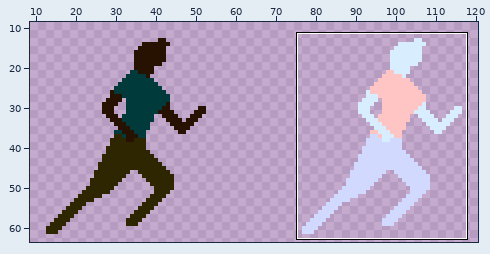
A sprite sheet gets an edit: gdx-game-android/assets/runninggwip.png. Above, an overview of the earlier version with the close-up marked.
Close-up. Earlier state:
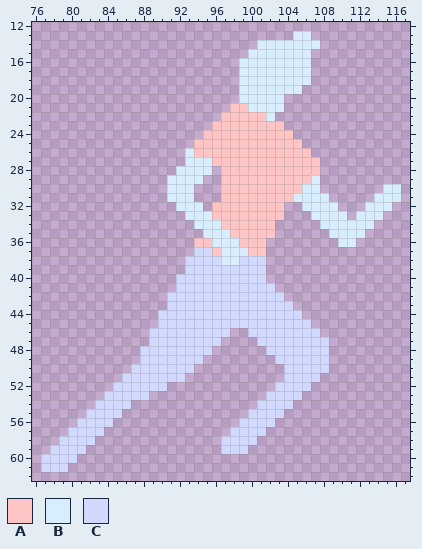
The file is 128x64 pixels. Shown: x 76..117, y 12..62. The wide view leaves out empty margins. The commit also changed other parts of the picture, which this record leaves out.
Palette (. is transparent): A #ffc5c5  B #d8eeff  C #d2d9ff
Pixels before, first column x 77:
13 ............................BB..........
14 ........................BBBBBBB.........
15 .......................BBBBBBB..........
16 ......................BBBBBBBB..........
17 ......................BBBBBBBB..........
18 ......................BBBBBBBB..........
19 ......................BBBBBBB...........
20 ......................BBBBB.............
21 .....................AABBBB.............
22 ....................AAAAAB..............
23 ...................AAAAAAAA.............
24 ..................AAAAAAAAAA............
25 .................AAAAAAAAAAAA...........
26 ................BAAAAAAAAAAAAA..........
27 ................BBBAAAAAAAAAAAA.........
28 ...............BBBB.AAAAAAAAAAA.........
29 ..............BBBB..AAAAAAAAAAB.........
30 ..............BBB...AAAAAAAAABB.......BB
31 ..............BBB...AAAAAAAABBBB.....BBB
32 ...............BBB.AAAAAAAA..BBBB...BBB.
33 ................BBBAAAAAAAA...BBBB.BBB..
34 .................BBBAAAAAA.....BBBBBB...
35 ..................BBBAAAAA......BBBB....
36 .................AABBBAAA........BB.....
37 .................CCABBBAA...............
38 ................CCCCBBCCC...............
39 ................CCCCCCCCC...............
40 ...............CCCCCCCCCC...............
41 ...............CCCCCCCCCCC..............
42 ..............CCCCCCCCCCCCC.............
43 ..............CCCCCCCCCCCCCC............
44 .............CCCCCCCCCCCCCCCC...........
45 .............CCCCCCCCCCCCCCCCC..........
46 ............CCCCCCCCC..CCCCCCCC.........
47 ............CCCCCCCC....CCCCCCCC........
48 ...........CCCCCCCC......CCCCCCC........
49 ...........CCCCCCC........CCCCCC........
50 ..........CCCCCCC..........CCCCC........
51 .........CCCCCCC...........CCCC.........
52 ........CCCCCC............CCCC..........
53 .......CCCCC.............CCCC...........
54 ......CCCC..............CCCC............
55 .....CCCC..............CCCC.............
56 ....CCCC..............CCCC..............
57 ...CCCC..............CCCC...............
58 ..CCCC..............CCCC................
59 .CCCC...............CCC.................
60 CCCC....................................
61 CCC.....................................
After:
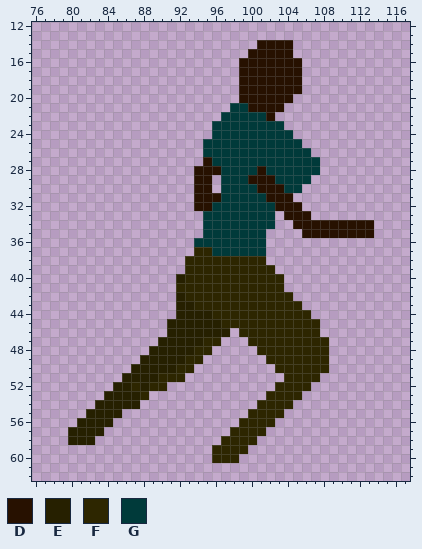
Colours new in this view: D #271100  E #262000  F #2d2600  G #003a3a
Difference:
Changed rows in their new state; - is an unchanged pixel.
first column x 77:
13 ----------------------------..----------
14 ------------------------DDDD...---------
15 -----------------------DDDDD..----------
16 ----------------------DDDDDDD.----------
17 ----------------------DDDDDDD.----------
18 ----------------------DDDDDDD.----------
19 ----------------------DDDDDDD-----------
20 ----------------------DDDDDD------------
21 ---------------------GGDDDD-------------
22 --------------------GGGGGD--------------
23 -------------------GGGGGGGG-------------
24 ------------------.GGGGGGGGG------------
25 -----------------.GGGGGGGGGGG-----------
26 ----------------..GGGGGGGGGGGG----------
27 ----------------..DGGGGGGGGGGGG---------
28 ---------------..DDDGGGGDGGGGGG---------
29 --------------...DD-GGGDDDGGGG.---------
30 --------------...DD-GGGGDDDGG..-------..
31 --------------...DDDGGGGGDDD....-----...
32 ---------------..DDGGGGGGGDDD....---...-
33 ----------------..GGGGGGGG.DDD....-...--
34 -----------------.GGGGGGGG--DDDDDDDDD---
35 ------------------GGGGGGG.---DDDDDDDD---
36 -----------------GGGGGGGG--------..-----
37 -----------------FFGGGGGG---------------
38 ----------------FFFFFFFFF---------------
39 ----------------FFFFFFFFFF--------------
40 ---------------EFFFFFFFFFFF-------------
41 ---------------FFFFFFFFFFFF-------------
42 --------------.EFFFFFFFFFFFF------------
43 --------------.EEFFFFFFFFFFFF-----------
44 -------------..EEEEFFFFFFFFFFF----------
45 -------------.EEEEEEFFFFFFFFFFF---------
46 ------------..EEEEEEE-FFFFFFFFF---------
47 ------------.EEEEEFF---FFFFFFFFF--------
48 -----------.EEEEEFF-----FFFFFFFF--------
49 -----------EEEEEFF-------FFFFFFF--------
50 ----------EEEEEFF---------FFFFFF--------
51 ---------EEEEFFF-----------FFFF---------
52 --------EEFEFF------------FFFF----------
53 -------EEEEF-------------FFFF-----------
54 ------EEEEE-------------FFFF------------
55 -----EEEE--------------FFFF-------------
56 ----EEEE--------------FFFF--------------
57 ---EEEE--------------FFFF---------------
58 --.EEE--------------FFFF----------------
59 -....--------------FFFF-----------------
60 ....---------------FFF------------------
61 ...-------------------------------------
